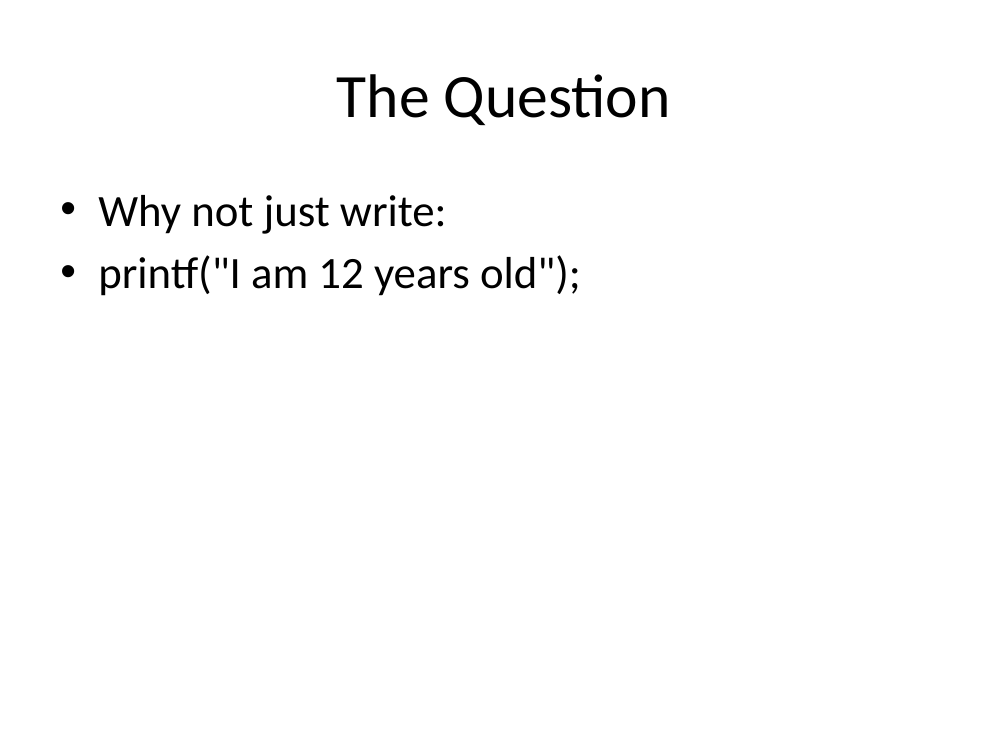
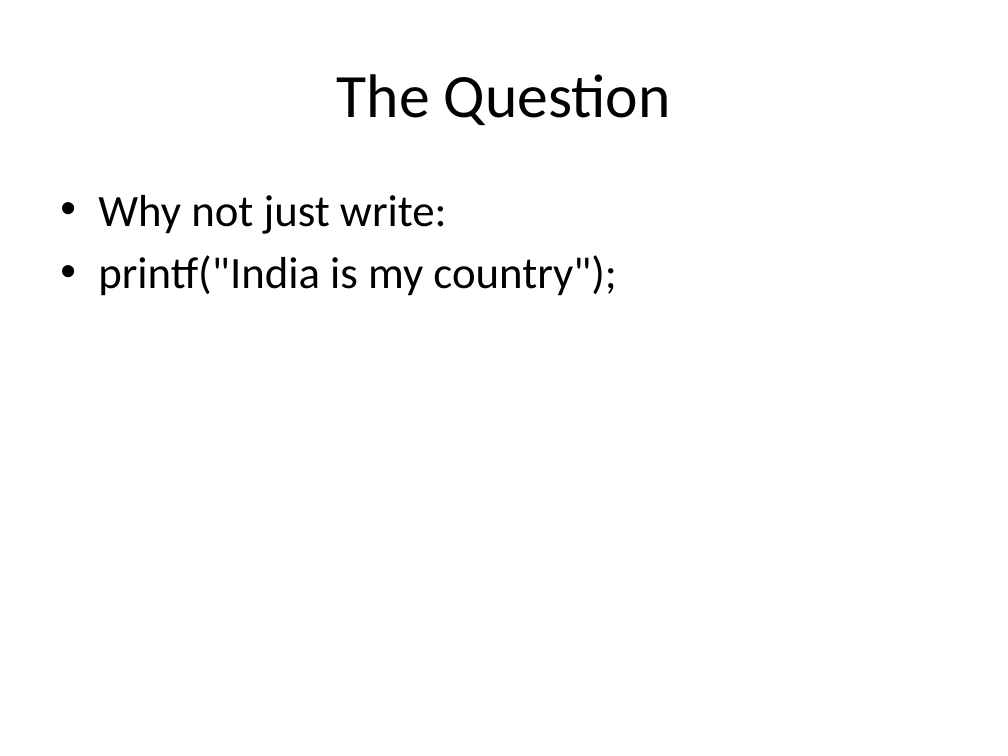
Before and after one commit to nagendra571/C, a slide deck: slide 2 of C Class/docs/Level 1__Lesson_6_1_Why_Use_d_In_printf.pptx. Drawn at 1008x756 pixels with LibreOffice and Linux fonts; fonts in the diff are those of the drawing. Boxes give left, top, right and bottom in pixels: in the first picture for what was removed or moved away, otherwise in the second. Text is boxed around its words. In the diff, an @@ line names an element or a change of style, - is before the commit and + after.

```diff
--- a/C Class/docs/Level 1__Lesson_6_1_Why_Use_d_In_printf.pptx
+++ b/C Class/docs/Level 1__Lesson_6_1_Why_Use_d_In_printf.pptx
@@ text at box(98, 255, 616, 296): text changed @@
-• printf("I am 12 years old");
+• printf("India is my country");
```
Also in this commit, not shown: 2 other slides changed, 4 other files.
